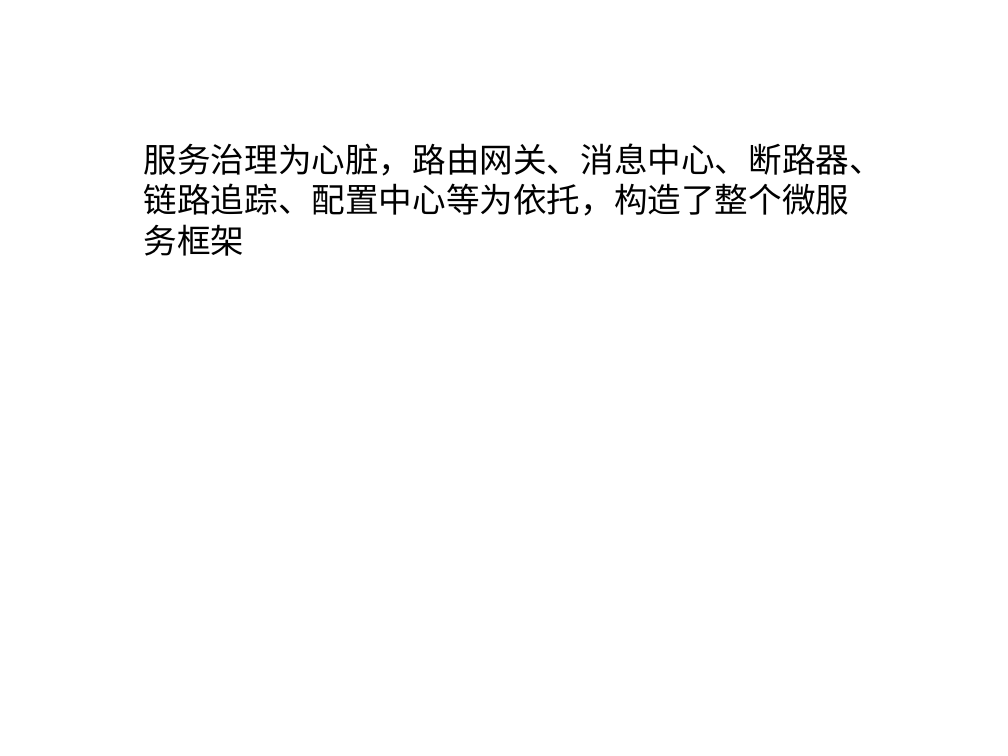
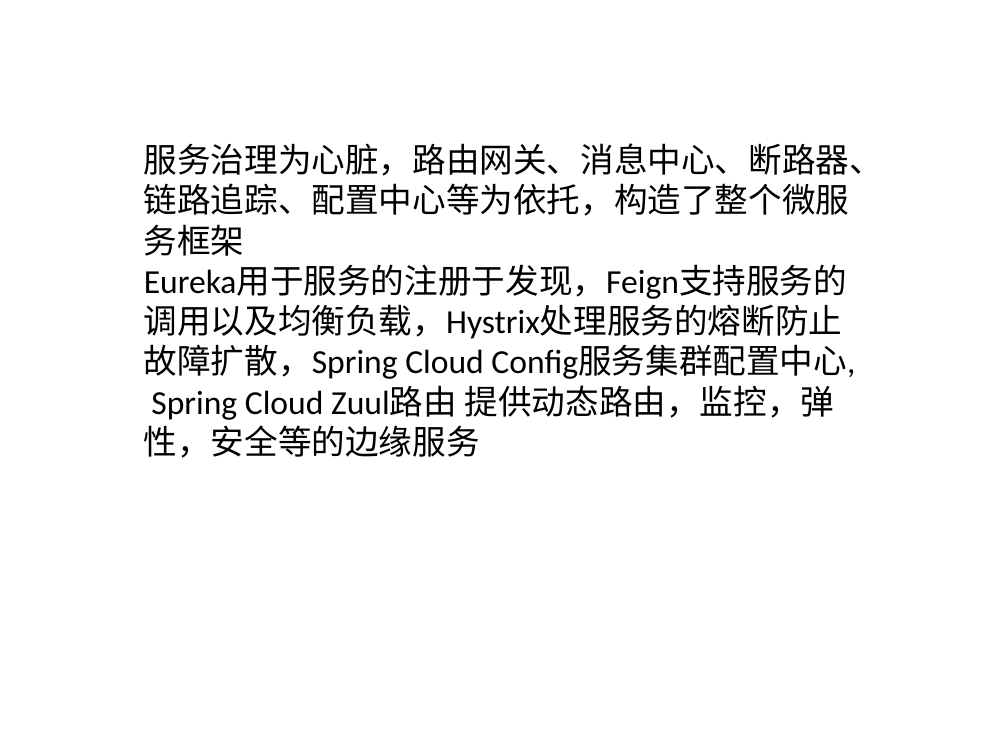
Before and after one commit to qbkken/spring_cloud, a slide deck: slide 1 of spring_cloud.ppt. Drawn at 1008x756 pixels with LibreOffice and Linux fonts; fonts in the diff are those of the drawing. Boxes give left, top, right and bottom in pixels: in the first picture for what was removed or moved away, otherwise in the second. Text is boxed around its words. In the diff, an @@ line names an element or a change of style, - is before the commit and + after.

```diff
--- a/spring_cloud.ppt
+++ b/spring_cloud.ppt
@@ text at (x1=144, y1=265, x2=855, y2=458): paragraph added @@
+Eureka用于服务的注册于发现，Feign支持服务的调用以及均衡负载，Hystrix处理服务的熔断防止故障扩散，Spring Cloud Config服务集群配置中心, Spring Cloud Zuul路由 提供动态路由，监控，弹性，安全等的边缘服务
```
Also in this commit, not shown: 2 other slides changed, 5 slides added, 31 other files.
